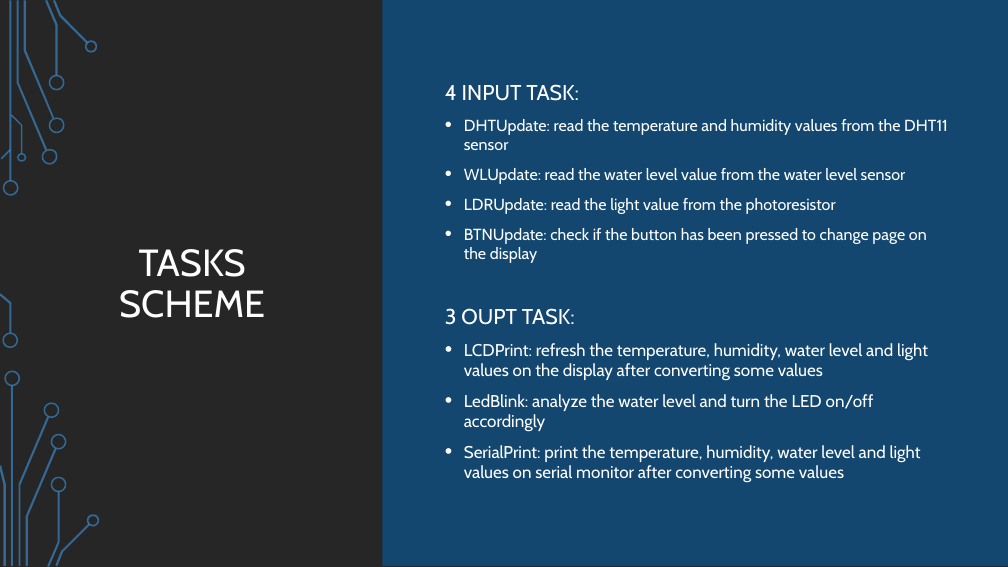
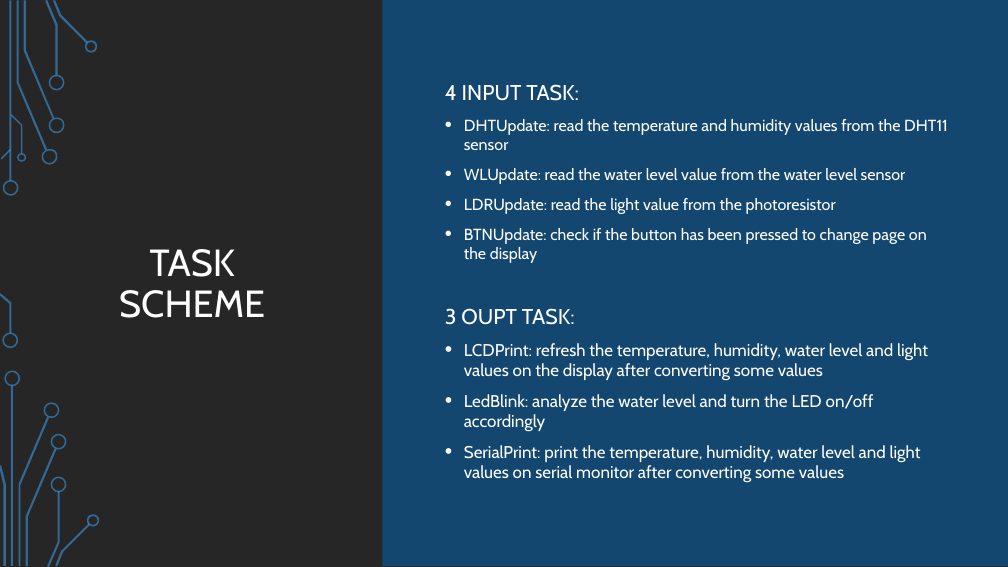
Before and after one commit to matteobelladelli/WeatherStation, a slide deck: slide 5 of WeatherStation.pptx. Drawn at 1008x567 pixels with LibreOffice and Linux fonts; fonts in the diff are those of the drawing; background and template pictures are left out. Boxes give left, top, right and bottom in pixels: in the first picture for what was removed or moved away, otherwise in the second. Text is boxed around its words. In the diff, an @@ line names an element or a change of style, - is before the commit and + after.

```diff
--- a/WeatherStation.pptx
+++ b/WeatherStation.pptx
@@ title at [119,249,265,318]: text changed @@
-TASKS
-SCHEME
+TASK
+SCHEME
```
Also in this commit, not shown: 1 other slide changed.
